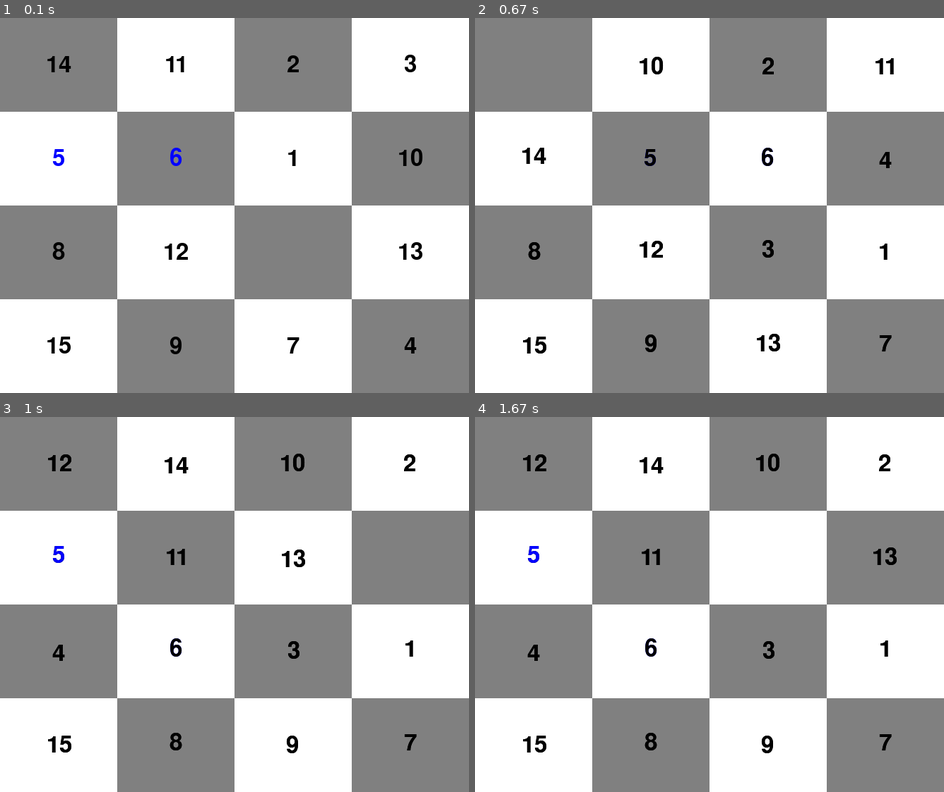
Above: before the commit, frames 1-4 (two rows, left to right).
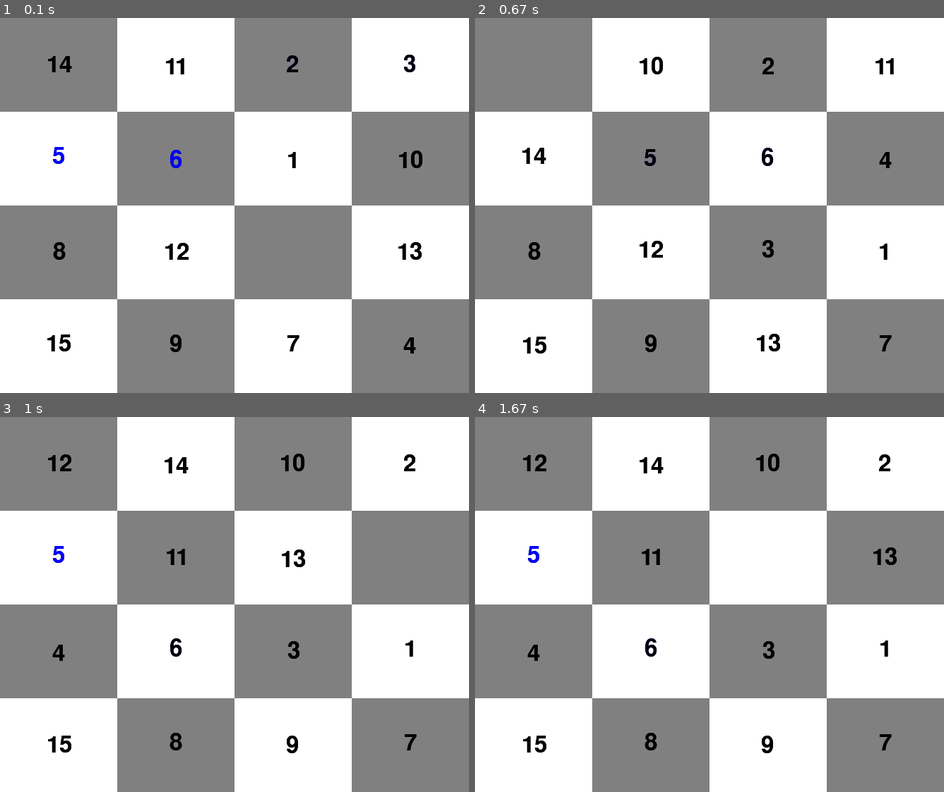
Above: after the commit, the same moments.

Repository: Rutrus/puzzle-pygame
Game: pygame game, started from slideNumbers.py
The game is run twice, just before and just after one commit, with the same random seed, the same clock (stepped at 60 frames per second) and the same inputs.
Inputs:
- Up to frame 1 (0.1 s): no input
- Up to frame 2 (0.67 s): hold Enter from 0.33 s (still down); hold Right from 0.33 s (still down)
- Up to frame 3 (1 s): release Enter at 0.8 s; release Right at 0.8 s; tap Enter at 0.83 s
- Up to frame 4 (1.67 s): hold Right from 1.4 s (still down)

The runs differ from the first frame. In frame 1, 0.9% of the frame differs, in the area x 10-91%, y 9-90%; in frame 2, nothing differs; in frame 3, nothing differs; in frame 4, nothing differs.

Commit message:
Refactoring

Diff:
--- a/slideNumbers.py
+++ b/slideNumbers.py
@@ -11,7 +11,6 @@
 x = BOARD_X_AXIS = 4
 y = BOARD_y_AXIS = 4
 freeSquare = (BOARD_X_AXIS-1,BOARD_y_AXIS-1)
-pygame.init()
 
 DISPLAY = pygame.display.set_mode((166*x, 133*y), 0, 32)
 clock = pygame.time.Clock()
@@ -20,22 +19,29 @@
     if (x+y)%2: return WHITE
     else: return GREY
 
-cuadros = [ [[] for i in range(x)] for j in range(y)]
-textos = [ [[] for i in range(x)] for j in range(y)]
-numbers = [ [[] for i in range(x)] for j in range(y)]
-for i in range(x):
-    for j in range(y):
-        cuadros[i][j] = pygame.draw.rect(DISPLAY, getColor(i,j), (166*i,133*j,166,133))
-        if (i,j) == (x-1,y-1):
-            textos[i][j] = pygame.font.SysFont(None,48).render("", True, BLACK)
-            numbers[i][j] = 0
-            continue
-        numbers[i][j] = y*j+i+1
-        textos[i][j] = pygame.font.SysFont(None,48).render(str(numbers[i][j]), True, BLACK)
-        rectTexto = textos[i][j].get_rect()
-        rectTexto.centerx = cuadros[i][j].centerx
-        rectTexto.centery = cuadros[i][j].centery
-        DISPLAY.blit(textos[i][j],rectTexto)
+def createBoard():
+    global cuadros
+    global textos
+    global numbers
+
+    cuadros = [ [[] for i in range(x)] for j in range(y)]
+    textos = [ [[] for i in range(x)] for j in range(y)]
+    numbers = [ [[] for i in range(x)] for j in range(y)]
+
+    pygame.init()
+    for i in range(x):
+        for j in range(y):
+            cuadros[i][j] = pygame.draw.rect(DISPLAY, getColor(i,j), (166*i,133*j,166,133))
+            if (i,j) == (x-1,y-1):
+                textos[i][j] = pygame.font.SysFont(None,48).render("", True, BLACK)
+                numbers[i][j] = 0
+                continue
+            numbers[i][j] = y*j+i+1
+            textos[i][j] = pygame.font.SysFont(None,48).render(str(numbers[i][j]), True, BLACK)
+            rectTexto = textos[i][j].get_rect()
+            rectTexto.centerx = cuadros[i][j].centerx
+            rectTexto.centery = cuadros[i][j].centery
+            DISPLAY.blit(textos[i][j],rectTexto)
 
 def move(key):
     move = freeSquare
@@ -117,9 +123,9 @@
         for j in range(y):
             redraw(i,j)
 
-def moveRandom(num = 1):
+def moveRandom(times = 1):
     global freeSquare
-    while num:
+    while times:
         i,j = freeSquare
         add = random.choice([1,-1])
         if random.choice([0,1]):
@@ -132,7 +138,7 @@
             newPosition = (i, j)
             change(freeSquare, newPosition)
             freeSquare = newPosition
-        num -= 1
+        times -= 1
 
 def isFinish():
     for i in range(x):
@@ -142,8 +148,12 @@
                 return False
     return True
 
+# Create board and remix
+createBoard()
 moveRandom(500)
-redrawBoard()
+#redrawBoard()
+redraw(*freeSquare) # More efficient
+
 continuar = True
 while continuar:
     pygame.display.update()
@@ -162,11 +172,9 @@
         elif event.key == K_RETURN:
             for i in range(100):
                 moveRandom()
-        redraw(freeSquare[0],freeSquare[1])
+        redraw(*freeSquare)
         if isFinish():
-            # Set up the fonts.
             basicFont = pygame.font.SysFont(None, 56)
-            # Set up the text.
             text = basicFont.render('You Win!!', True, WHITE)
             rect = text.get_rect()
             rect.centerx = DISPLAY.get_rect().centerx
